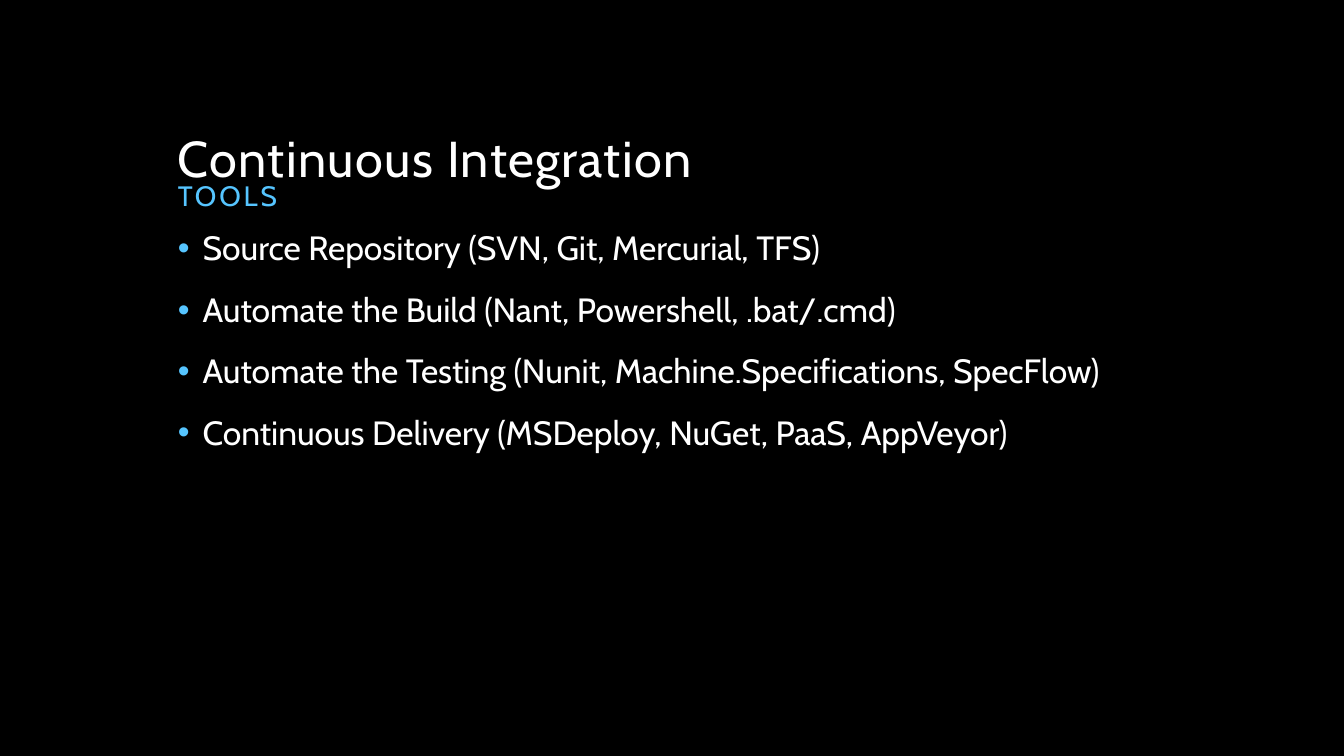
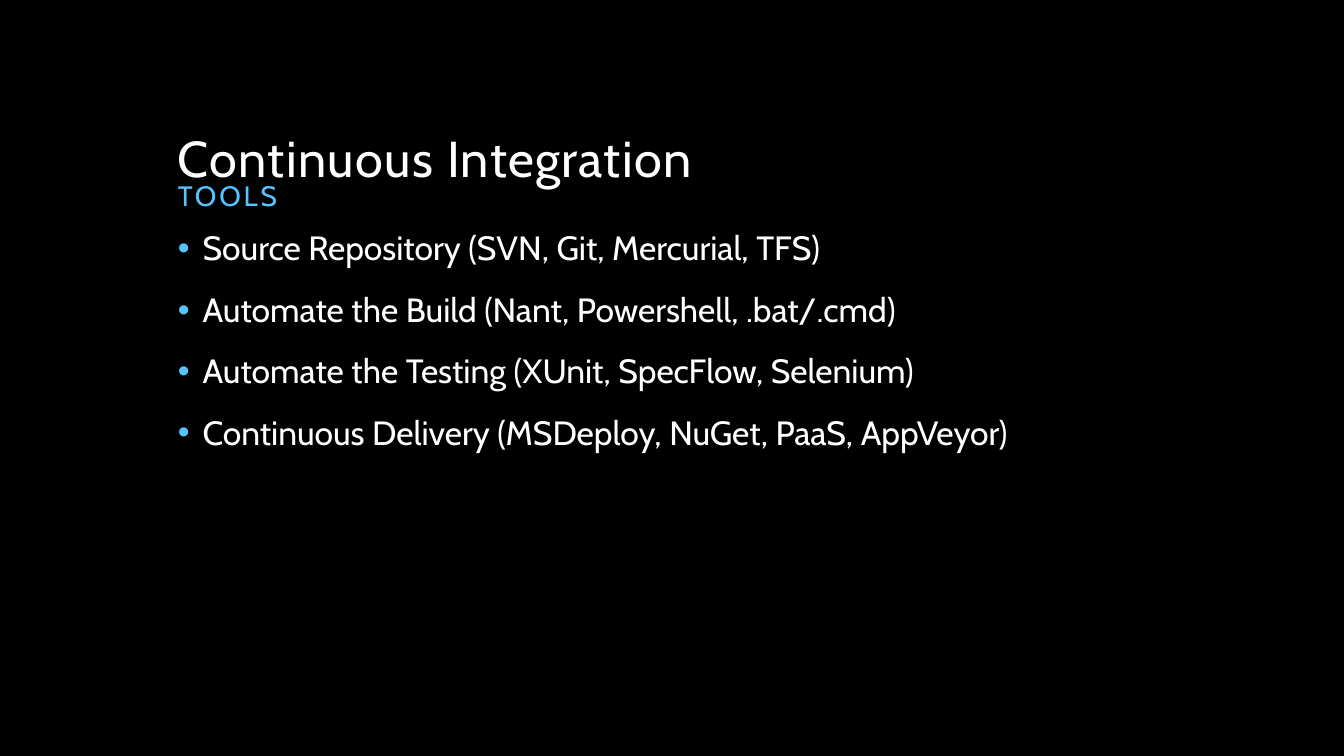
Before and after one commit to JasonvanBrackel/IntroToCiWithJenkins, a slide deck: slide 7 of docs/Introduction to Continuous Integration and Deployment with Jenkins.pptx. Drawn at 1344x756 pixels with LibreOffice and Linux fonts; fonts in the diff are those of the drawing; background and template pictures are left out. Boxes give left, top, right and bottom in pixels: in the first picture for what was removed or moved away, otherwise in the second. Text is boxed around its words. In the diff, an @@ line names an element or a change of style, - is before the commit and + after.

```diff
--- a/docs/Introduction to Continuous Integration and Deployment with Jenkins.pptx
+++ b/docs/Introduction to Continuous Integration and Deployment with Jenkins.pptx
@@ text at [203, 357, 914, 391]: text changed @@
-• Automate the Testing (Nunit, Machine.Specifications, SpecFlow)
+• Automate the Testing (XUnit, SpecFlow, Selenium)
```
Also in this commit, not shown: 4 other slides changed, 43 other files.
